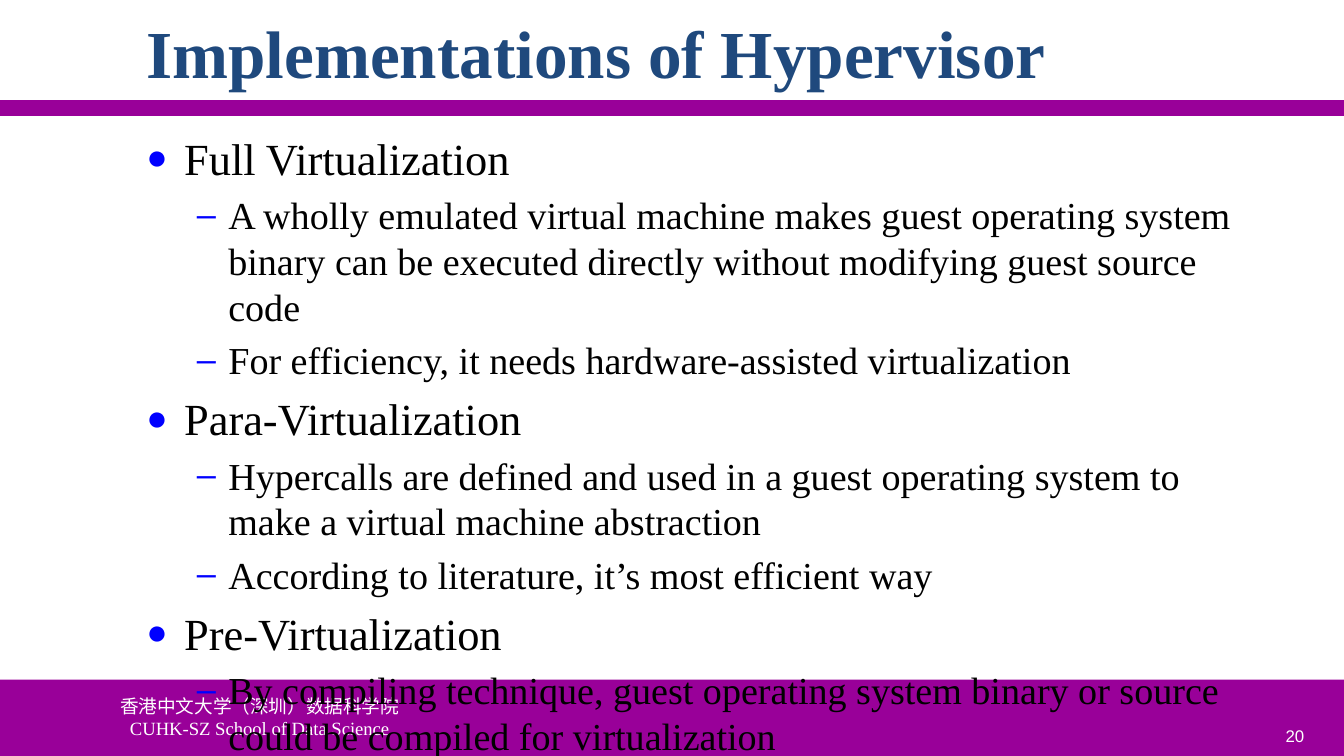
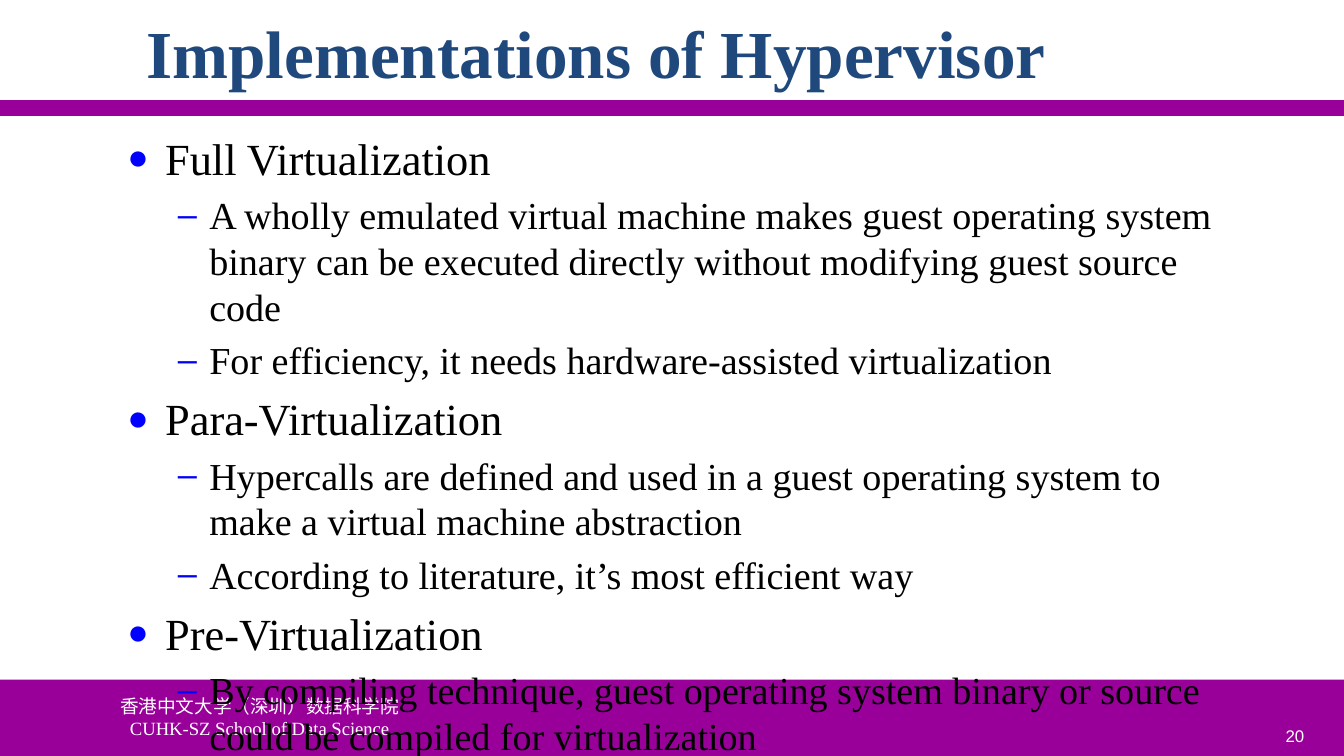
Before and after one commit to ychung1103/ychung1103.github.io, a slide deck: slide 20 of Slides/CSC6103/VT-01 Virtualization Introduction.pptx. Drawn at 1344x756 pixels with LibreOffice and Linux fonts; fonts in the diff are those of the drawing; background and template pictures are left out. Boxes give left, top, right and bottom in pixels: in the first picture for what was removed or moved away, otherwise in the second. Text is boxed around its words. In the diff, an @@ line names an element or a change of style, - is before the commit and + after.

```diff
--- a/Slides/CSC6103/VT-01 Virtualization Introduction.pptx
+++ b/Slides/CSC6103/VT-01 Virtualization Introduction.pptx
@@ text "Full Virtualization": place and size @@
-text "Full Virtualization" at box(184, 144, 1231, 756)
+text "Full Virtualization" at box(165, 144, 1212, 756)
```
Also in this commit, not shown: 9 other slides changed.
